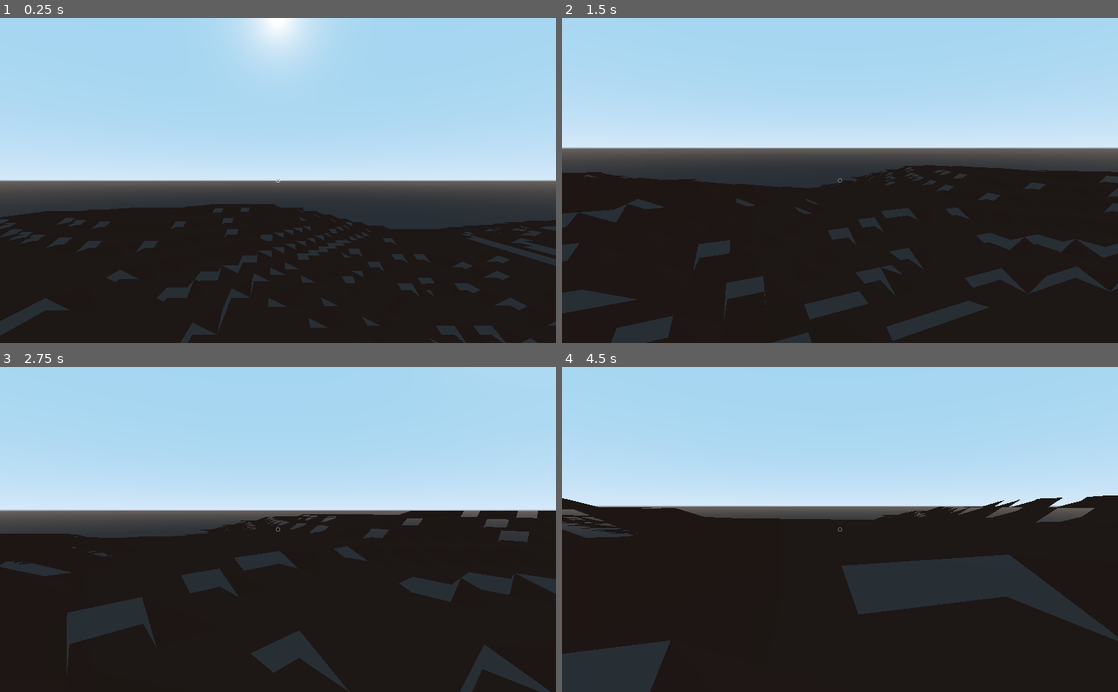
Above: before the commit, frames 1-4 (two rows, left to right).
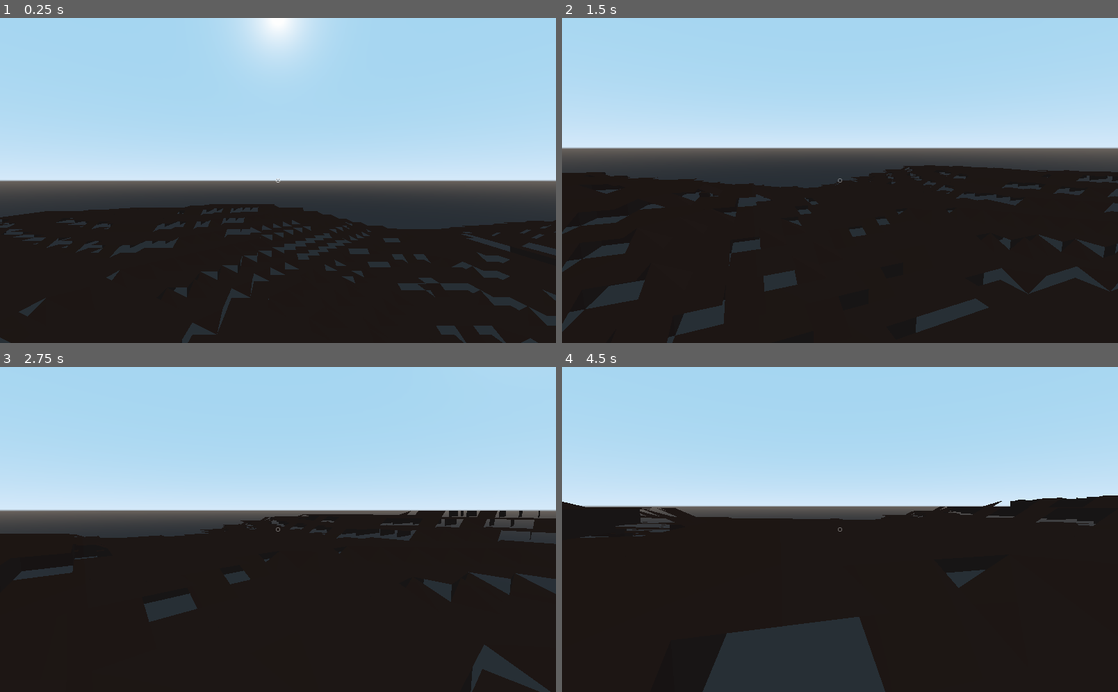
Above: after the commit, the same moments.

Repository: ihave13digits/AutomatonUprising
Game: Godot game, scene res://scene/Main.tscn
Two runs of this game, one before a commit and one after it. Both use one fixed random seed, a clock stepped at 60 frames per second and the inputs below.
Inputs (mouse positions are in pixels of both pictures, inside the frame that each line leads up to):
- Up to frame 1 (0.25 s): no input
- Up to frame 2 (1.5 s): tap Enter at 0.5 s; move the mouse to (962, 164) at 0.52 s; hold D (move_right) 0.53-1.28 s; hold Right mouse button (create) 0.53-1.28 s; click (962, 164) at 0.67 s; tap Space (jump) at 0.77 s; move the mouse to (812, 180) at 1.27 s; hold W (move_forward) from 1.28 s (still down); click (812, 180) at 1.35 s
- Up to frame 3 (2.75 s): keep holding W (move_forward); tap Space (jump) at 1.52 s; move the mouse to (289, 523) at 2.02 s; hold Shift (jog) from 2.03 s (still down)
- Up to frame 4 (4.5 s): keep holding W (move_forward); move the mouse to (834, 536) at 2.77 s; release Shift (jog) at 2.78 s; tap Ctrl (run) at 2.85 s; tap Space (jump) at 3.02, 3.77 s; move the mouse to (878, 532) at 3.52 s; hold Right mouse button (create) 3.53-4.28 s; move the mouse to (795, 526) at 4.27 s; click (795, 526) at 4.35 s

The runs differ from the first frame. In frame 1, 2.6% of the frame differs, in the area x 0-100%, y 57-100%; in frame 2, 6.6%; in frame 3, 5.7%; in frame 4, 15%, in the area x 0-100%, y 39-100%.

Commit message:
updated core

Diff:
--- a/scene/World.gd
+++ b/scene/World.gd
@@ -15,7 +15,7 @@
 	'tilecave' : [-1, 0, 0, 0, 0, 0,-1,-1 ],
 	'tileflat' : [ 0, 0, 0, 0, 0, 0, 0, 0 ],
 	'tileside' : [ 0, 1, 1, 1, 0, 0, 0, 0 ],
-	'tilevert' : [ 0, 0, 1, 1, 1, 0, 0, 0 ],
+	'tilevert' : [-1, 0, 1, 1, 1, 0,-1,-1 ],
 	'tilevex' : [ 0, 0, 1, 1, 1, 0, 0, 0 ]
 	}
 
@@ -59,61 +59,39 @@
 			generate_tile(x, z)
 
 func generate_tile(x, z):
+	var oriented = false
 	var Y = get_height(x, z)
 	var nbrs = get_neighbors(x, z)
 	var tile = "tileflat"
 	var rot = Vector3(0, 0, 0)
 
-	for t in mask:
+	for i in range(4):
+		var to_check = rotate_mask(mask['tileside'], i)
+		if ((to_check[0]==nbrs[0] && to_check[1]<=nbrs[1] && to_check[2]<=nbrs[2] && to_check[3]<=nbrs[3] &&
+		to_check[4]==nbrs[4] && to_check[5]==nbrs[5] && to_check[6]>=nbrs[6] && to_check[7]==nbrs[7])
+		):
+			tile = 'tileside'; rot.y = (i * 90) + 90; oriented = true
+	if !oriented:
 		for i in range(4):
-			var to_check = rotate_mask(mask[t], i)
-			if ((
-			to_check[0] == nbrs[0] and to_check[1] == nbrs[1] and
-			to_check[2] == nbrs[2] and to_check[3] == nbrs[3] and
-			to_check[4] == nbrs[4] and to_check[5] == nbrs[5] and
-			to_check[6] == nbrs[6] and to_check[7] == nbrs[7])
-			or (
-			to_check[0] >= nbrs[0] and to_check[1] == nbrs[1] and
-			to_check[2] == nbrs[2] and to_check[3] == nbrs[3] and
-			to_check[4] == nbrs[4] and to_check[5] == nbrs[5] and
-			to_check[6] == nbrs[6] and to_check[7] == nbrs[7])
-			or (
-			to_check[0] == nbrs[0] and to_check[1] >= nbrs[1] and
-			to_check[2] == nbrs[2] and to_check[3] == nbrs[3] and
-			to_check[4] == nbrs[4] and to_check[5] == nbrs[5] and
-			to_check[6] == nbrs[6] and to_check[7] == nbrs[7])
-			or (
-			to_check[0] == nbrs[0] and to_check[1] == nbrs[1] and
-			to_check[2] >= nbrs[2] and to_check[3] == nbrs[3] and
-			to_check[4] == nbrs[4] and to_check[5] == nbrs[5] and
-			to_check[6] == nbrs[6] and to_check[7] == nbrs[7])
-			or (
-			to_check[0] == nbrs[0] and to_check[1] == nbrs[1] and
-			to_check[2] == nbrs[2] and to_check[3] >= nbrs[3] and
-			to_check[4] == nbrs[4] and to_check[5] == nbrs[5] and
-			to_check[6] == nbrs[6] and to_check[7] == nbrs[7])
-			or (
-			to_check[0] == nbrs[0] and to_check[1] == nbrs[1] and
-			to_check[2] == nbrs[2] and to_check[3] == nbrs[3] and
-			to_check[4] >= nbrs[4] and to_check[5] == nbrs[5] and
-			to_check[6] == nbrs[6] and to_check[7] == nbrs[7])
-			or (
-			to_check[0] == nbrs[0] and to_check[1] == nbrs[1] and
-			to_check[2] == nbrs[2] and to_check[3] == nbrs[3] and
-			to_check[4] == nbrs[4] and to_check[5] >= nbrs[5] and
-			to_check[6] == nbrs[6] and to_check[7] == nbrs[7])
-			or (
-			to_check[0] == nbrs[0] and to_check[1] == nbrs[1] and
-			to_check[2] == nbrs[2] and to_check[3] == nbrs[3] and
-			to_check[4] == nbrs[4] and to_check[5] == nbrs[5] and
-			to_check[6] >= nbrs[6] and to_check[7] == nbrs[7])
-			or (
-			to_check[0] == nbrs[0] and to_check[1] == nbrs[1] and
-			to_check[2] == nbrs[2] and to_check[3] == nbrs[3] and
-			to_check[4] == nbrs[4] and to_check[5] == nbrs[5] and
-			to_check[6] == nbrs[6] and to_check[7] >= nbrs[7])
+			var to_check = rotate_mask(mask['tilecave'], i)
+			if ((to_check[0]>=nbrs[0] && to_check[1]==nbrs[1] && to_check[2]==nbrs[2] && to_check[3]<=nbrs[3] &&
+			to_check[4]==nbrs[4] && to_check[5]==nbrs[5] && to_check[6]>=nbrs[6] && to_check[7]>=nbrs[7])
 			):
-				tile = t; rot.y = (i * 90) + 90
+				tile = 'tilecave'; rot.y = (i * 90) + 90; oriented = true
+	if !oriented:
+		for i in range(4):
+			var to_check = rotate_mask(mask['tilevex'], i)
+			if ((to_check[0]==nbrs[0] && to_check[1]==nbrs[1] && to_check[2]<=nbrs[2] && to_check[3]<=nbrs[3] &&
+			to_check[4]<=nbrs[4] && to_check[5]==nbrs[5] && to_check[6]>=nbrs[6] && to_check[7]==nbrs[7])
+			):
+				tile = 'tilevex'; rot.y = (i * 90) + 90; oriented = true
+	if !oriented:
+		for i in range(4):
+			var to_check = rotate_mask(mask['tilevert'], i)
+			if ((to_check[0]<=nbrs[0] && to_check[1]==nbrs[1] && to_check[2]>=nbrs[2] && to_check[3]>=nbrs[3] &&
+			to_check[4]>=nbrs[4] && to_check[5]==nbrs[5] && to_check[6]<=nbrs[6] && to_check[7]<=nbrs[7])
+			):
+				tile = 'tilevert'; rot.y = (i * 90) + 90; oriented = true
 
 	spawn(tile, Vector3(x*tile_size, Y, z*tile_size), rot)
 
@@ -146,7 +124,6 @@
 	if !se: se=0; else: se-=Y
 	if !sw: sw=0; else: sw-=Y
 
-	#return "%s %s %s %s %s %s %s %s" % [w,sw,s,se,e,ne,n,nw]
 	return [w,sw,s,se,e,ne,n,nw]
 
 func get_height(x, z):
